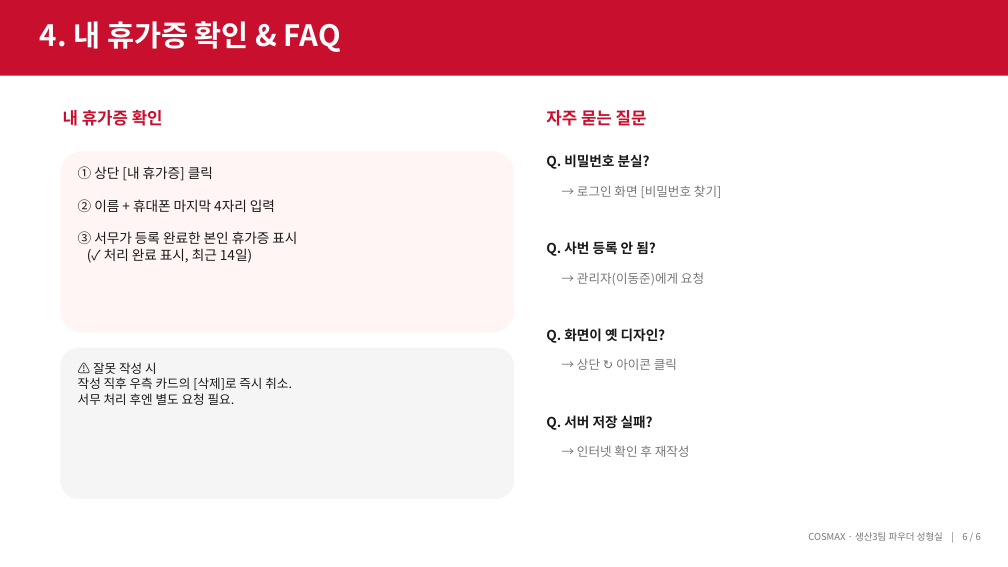
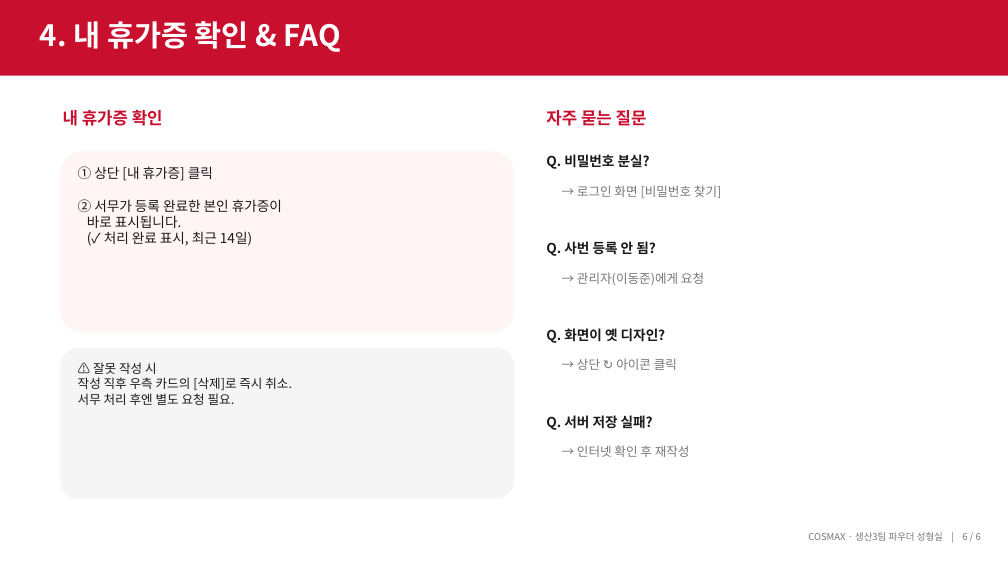
Before and after one commit to djlee-cosmax/Vacation-Permit-Auto-System, a slide deck: slide 6 of docs/휴가증 자동 반영 프로그램 안내 (작업자용).pptx. Drawn at 1008x567 pixels with LibreOffice and Linux fonts; fonts in the diff are those of the drawing. Boxes give left, top, right and bottom in pixels: in the first picture for what was removed or moved away, otherwise in the second. Text is boxed around its words. In the diff, an @@ line names an element or a change of style, - is before the commit and + after.

Commit message:
PPT 갱신: [내 정보]→비번변경 + 중복 차단 안내 + 내 휴가증 바로 표시

```diff
--- a/docs/휴가증 자동 반영 프로그램 안내 (작업자용).pptx
+++ b/docs/휴가증 자동 반영 프로그램 안내 (작업자용).pptx
@@ text at (78, 166, 282, 246): text changed @@
-① 상단 [내 휴가증] 클릭
-② 이름 + 휴대폰 마지막 4자리 입력
-③ 서무가 등록 완료한 본인 휴가증 표시
-(✓ 처리 완료 표시, 최근 14일)
+① 상단 [내 휴가증] 클릭
+② 서무가 등록 완료한 본인 휴가증이
+바로 표시됩니다.
+(✓ 처리 완료 표시, 최근 14일)
```
Also in this commit, not shown: 2 other slides changed, 1 other file.
